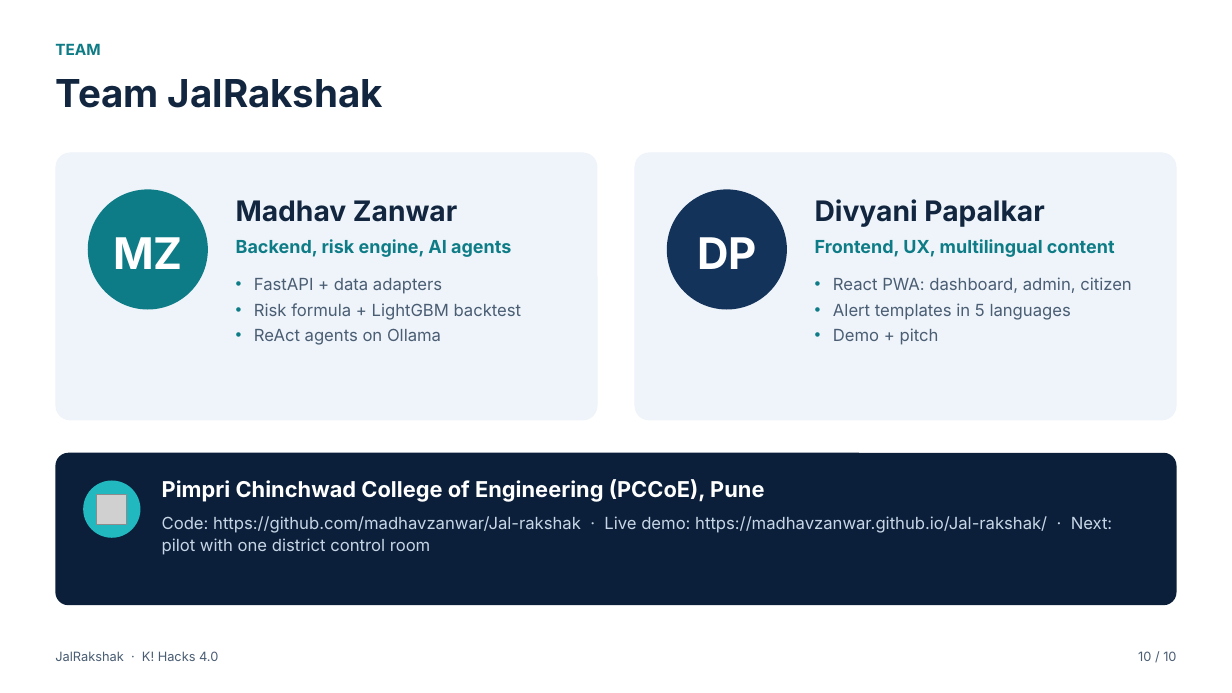
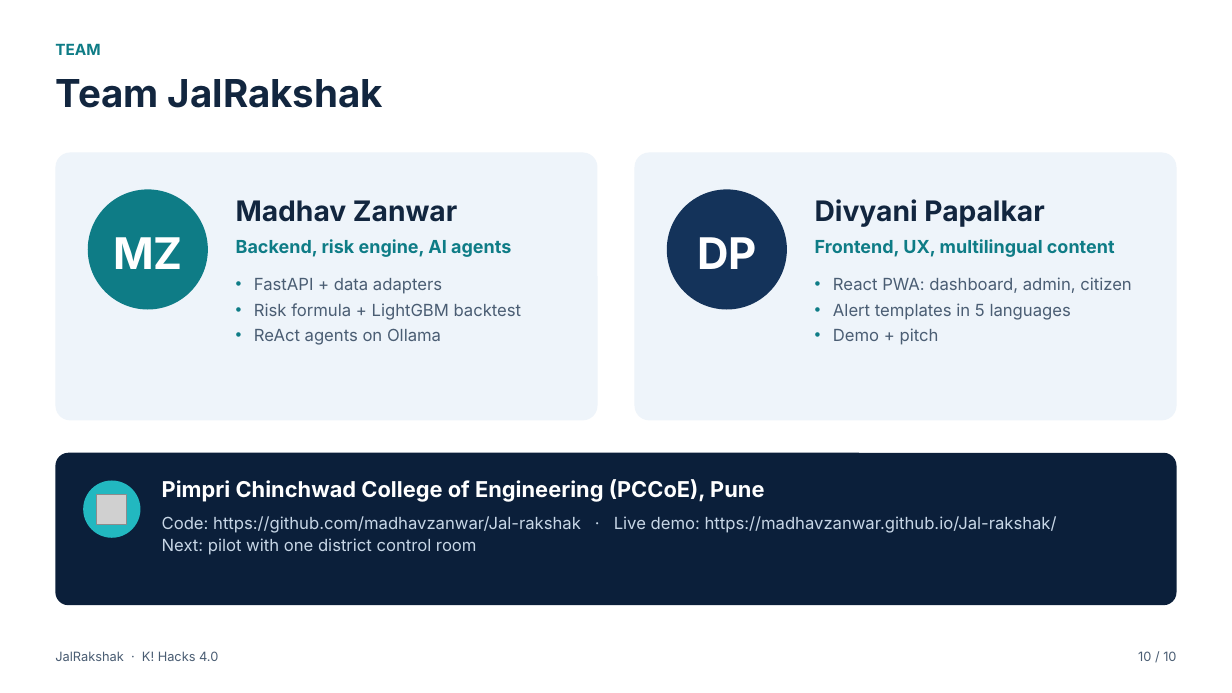
Before and after one commit to madhavzanwar/Jal-rakshak, a slide deck: slide 10 of submission/khacks-4.0/JalRakshak_KHacks4.pptx. Drawn at 1232x693 pixels with LibreOffice and Linux fonts; fonts in the diff are those of the drawing; grey boxes stand for pictures. Boxes give left, top, right and bottom in pixels: in the first picture for what was removed or moved away, otherwise in the second. Text is boxed around its words. In the diff, an @@ line names an element or a change of style, - is before the commit and + after.

```diff
--- a/submission/khacks-4.0/JalRakshak_KHacks4.pptx
+++ b/submission/khacks-4.0/JalRakshak_KHacks4.pptx
@@ text at bbox=[162, 516, 1057, 555]: text changed @@
-Code: https://github.com/madhavzanwar/Jal-rakshak · Live demo: https://madhavzanwar.github.io/Jal-rakshak/ · Next: pilot with one district control room
+Code: https://github.com/madhavzanwar/Jal-rakshak · Live demo: https://madhavzanwar.github.io/Jal-rakshak/
+Next: pilot with one district control room
```
Also in this commit, not shown: 3 other slides changed, 17 other files.
